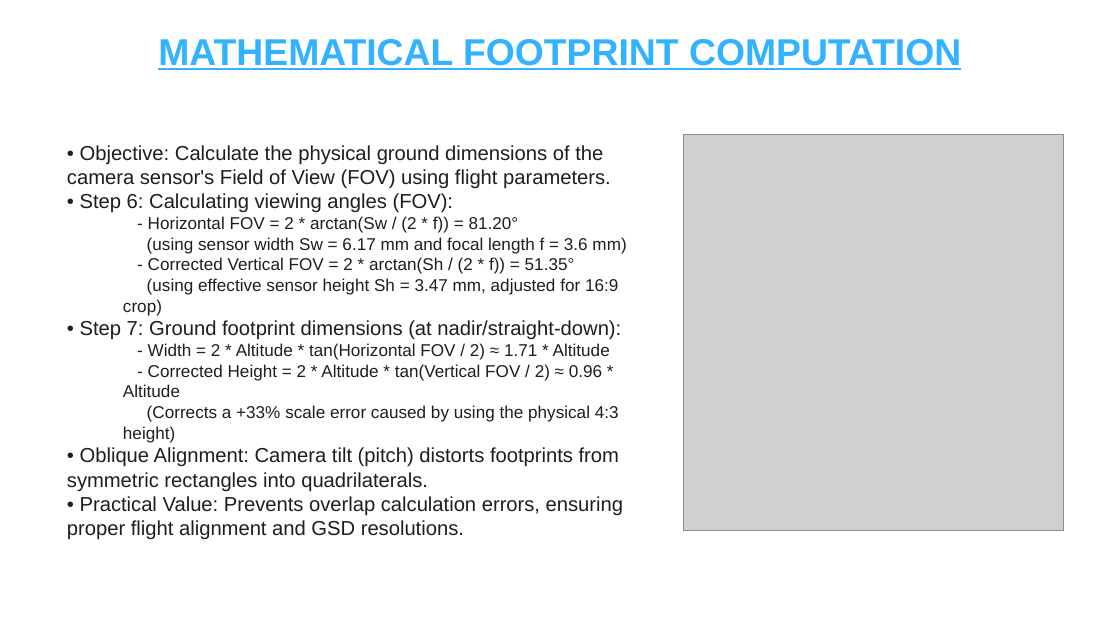
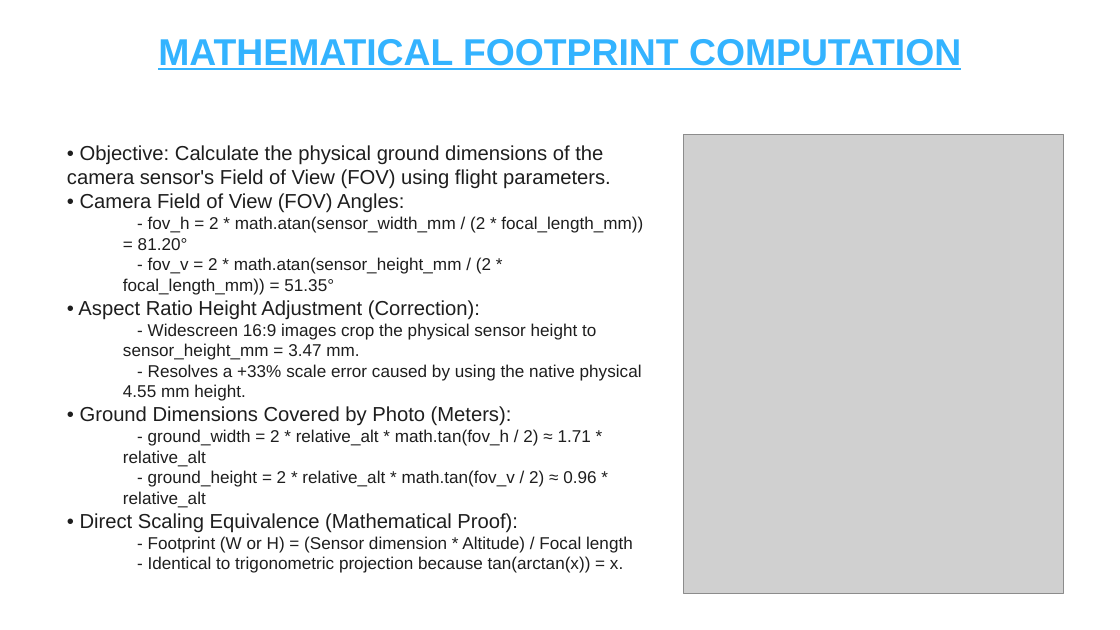
Before and after one commit to kancharlanavyatha/Drone-Footprint-Mapping-using-Qt6, a slide deck: slide 2 of Drone_Footprint_Mapping_and_Metadata_Standards.pptx. Drawn at 1120x630 pixels with LibreOffice and Linux fonts; fonts in the diff are those of the drawing; grey boxes stand for pictures. Boxes give left, top, right and bottom in pixels: in the first picture for what was removed or moved away, otherwise in the second. Text is boxed around its words. In the diff, an @@ line names an element or a change of style, - is before the commit and + after.

Commit message:
Update Slide 2 with dynamic similar-triangles hourglass projection diagram matching notebook sketch

```diff
--- a/Drone_Footprint_Mapping_and_Metadata_Standards.pptx
+++ b/Drone_Footprint_Mapping_and_Metadata_Standards.pptx
@@ picture: place and size @@
-picture at (683,134,1064,531)
+picture at (683,134,1064,594)
@@ text at (78,193,643,573): text changed @@
-• Step 6: Calculating viewing angles (FOV):
-  - Horizontal FOV = 2 * arctan(Sw / (2 * f)) = 81.20°
-  (using sensor width Sw = 6.17 mm and focal length f = 3.6 mm)
-  - Corrected Vertical FOV = 2 * arctan(Sh / (2 * f)) = 51.35°
-  (using effective sensor height Sh = 3.47 mm, adjusted for 16:9 crop)
-• Step 7: Ground footprint dimensions (at nadir/straight-down):
-  - Width = 2 * Altitude * tan(Horizontal FOV / 2) ≈ 1.71 * Altitude
-  - Corrected Height = 2 * Altitude * tan(Vertical FOV / 2) ≈ 0.96 * Altitude
-  (Corrects a +33% scale error caused by using the physical 4:3 height)
-• Oblique Alignment: Camera tilt (pitch) distorts footprints from symmetric rectangles into quadrilaterals.
-• Practical Value: Prevents overlap calculation errors, ensuring proper flight alignment and GSD resolutions.
+• Camera Field of View (FOV) Angles:
+  - fov_h = 2 * math.atan(sensor_width_mm / (2 * focal_length_mm)) = 81.20°
+  - fov_v = 2 * math.atan(sensor_height_mm / (2 * focal_length_mm)) = 51.35°
+• Aspect Ratio Height Adjustment (Correction):
+  - Widescreen 16:9 images crop the physical sensor height to sensor_height_mm = 3.47 mm.
+  - Resolves a +33% scale error caused by using the native physical 4.55 mm height.
+• Ground Dimensions Covered by Photo (Meters):
+  - ground_width = 2 * relative_alt * math.tan(fov_h / 2) ≈ 1.71 * relative_alt
+  - ground_height = 2 * relative_alt * math.tan(fov_v / 2) ≈ 0.96 * relative_alt
+• Direct Scaling Equivalence (Mathematical Proof):
+  - Footprint (W or H) = (Sensor dimension * Altitude) / Focal length
+  - Identical to trigonometric projection because tan(arctan(x)) = x.
```
Also in this commit, not shown: 1 other slide changed, 1 other file.
